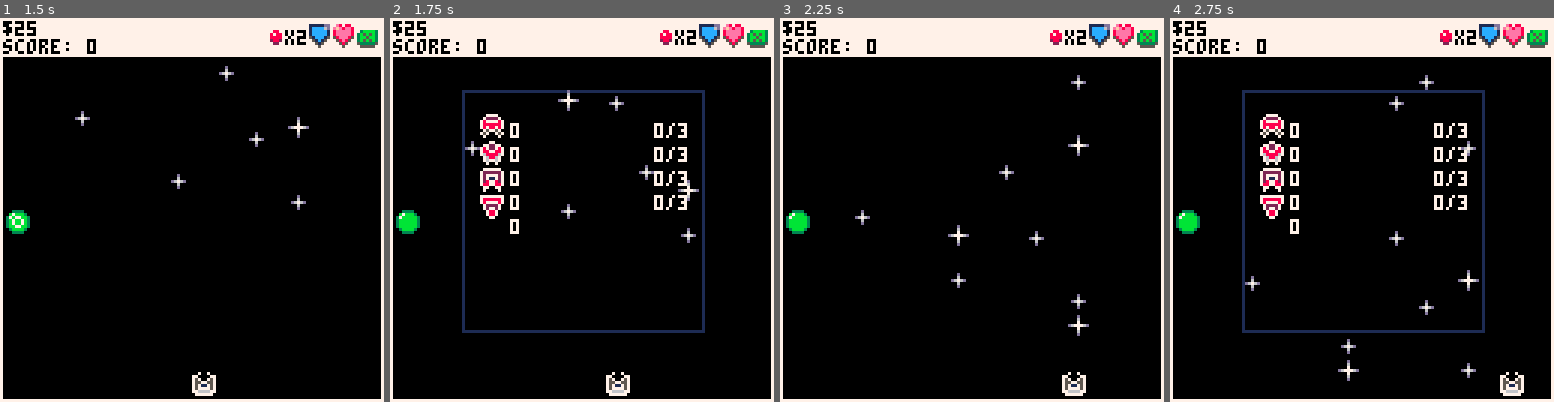
Above: before the commit, frames 1-4 (left to right).
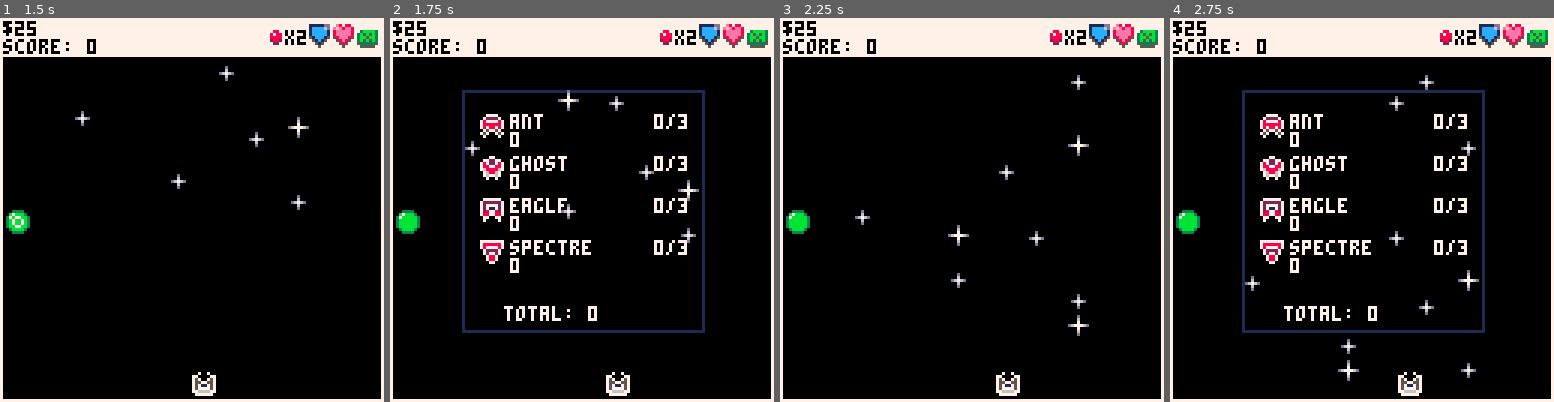
Above: after the commit, the same moments.

Repository: NinetiesPaul/Orion-s-Defender
Game: PICO-8 cartridge orionsdefender.p8
Two runs of this game, one before a commit and one after it. Both use one fixed random seed, a clock stepped at 60 frames per second and the inputs below.
Inputs:
- Up to frame 1 (1.5 s): tap X (X key) at 0.33, 1.07 s; tap O (Z key) at 0.7 s
- Up to frame 2 (1.75 s): hold Right from 1.6 s (still down); tap O (Z key) at 1.7 s
- Up to frame 3 (2.25 s): tap X (X key) at 1.85 s; release Right at 2.1 s; tap O (Z key) at 2.1 s; hold Up from 2.15 s (still down)
- Up to frame 4 (2.75 s): release Up at 2.42 s; hold Right from 2.47 s (still down); tap O (Z key) at 2.5 s

Frame 1 is identical in both runs. In frame 2, 4.1% of the frame differs, in the area x 23-78%, y 25-79%; in frame 3, 0.6%; in frame 4, 4.7%, in the area x 23-93%, y 25-99%.

Commit message:
enemy data changes; statistics info changes

Diff:
--- a/orionsdefender.p8
+++ b/orionsdefender.p8
@@ -159,12 +159,13 @@
 	enemy_list =
 	{
 		{
+			["name"] = "ant",
 			["spr_ok"] = 009,
 			["spr_damage"] = 025,
 			["b_health"] = 3,
 			["b_damage"] = 1,
 			["b_shot_speed"] = 1.5,
-			["b_speed"] =  0.5,
+			["b_speed"] =  0.75,
 			["b_cdr"] = 90,
 			["n_destroyed"] = 0,
 			["knowledge_level"] = 0,
@@ -172,11 +173,12 @@
 			["reward"] = 8
 		},
 		{
+			["name"] = "ghost",
 			["spr_ok"] = 010,
 			["spr_damage"] = 026,
 			["b_health"] = 2,
 			["b_damage"] = 2,
-			["b_shot_speed"] = 1.7,
+			["b_shot_speed"] = 1.0,
 			["b_speed"] =  1,
 			["b_cdr"] = 60,
 			["n_destroyed"] = 0,
@@ -185,12 +187,13 @@
 			["reward"] = 12
 		},
 		{
+			["name"] = "eagle",
 			["spr_ok"] = 011,
 			["spr_damage"] = 027,
 			["b_health"] = 5,
 			["b_damage"] = 1,
 			["b_shot_speed"] = 1.5,
-			["b_speed"] =  1.3,
+			["b_speed"] =  1.7,
 			["b_cdr"] = 45,
 			["n_destroyed"] = 0,
 			["knowledge_level"] = 0,
@@ -198,12 +201,13 @@
 			["reward"] = 14
 		},
 		{
+			["name"] = "spectre",
 			["spr_ok"] = 012,
 			["spr_damage"] = 028,
 			["b_health"] = 4,
 			["b_damage"] = 2,
-			["b_shot_speed"] = 1.7,
-			["b_speed"] =  1.7,
+			["b_shot_speed"] = 1.3,
+			["b_speed"] =  1.5,
 			["b_cdr"] = 30,
 			["n_destroyed"] = 0,
 			["knowledge_level"] = 0,
@@ -255,14 +259,16 @@
 			linect = 0
 			total = 0
 			for e in all(enemy_list) do
-				spr(e.spr_ok, 30, 32 + linect * 9)
-				print(e.n_destroyed, 40, 35 + linect * 8, 7)
-				print(e.knowledge_level .. "/3", 88, 35 + linect * 8, 7)
+				spr(e.spr_ok, 30, 32 + linect * 14)
+				print(e.name, 40, 32 + linect * 14, 7)
+
+				print(e.n_destroyed, 40, 38 + linect * 14, 7)
+				print(e.knowledge_level .. "/3", 88, 32 + linect * 14, 7)
+
 				total += e.n_destroyed
-
 				linect+=1
 			end
-			print(total, 40, 35 + linect * 8, 7)
+			print("total: " .. total, 38, 96, 7)
 		end
 	end
 
@@ -708,7 +714,7 @@
 function draw_ui()
 	if current_view == 2 then
 		current_weapon = (missile_mode) and "missile" or "main gun"
-		print("weapon: " .. current_weapon, 2, 2, 0)
+		print("weapon: " .. current_weapon, 1, 1, 0)
 	end
 
 	if current_view != 2 then
@@ -986,8 +992,10 @@
 end
 
 function move()
-	if (btn(1) and ship_x < 120) ship_x+=2
-	if (btn(0) and ship_x > 0) ship_x-=2
+	if show_stats == false then
+		if (btn(1) and ship_x < 120) ship_x+=2
+		if (btn(0) and ship_x > 0) ship_x-=2
+	end
 end
 
 function start()
@@ -1293,6 +1301,14 @@
 00000006222222606226660622600062266606226622606222226062266606226622600000000000000000000000000000000000000000000000000000000000
 00000006222226006222260622600062222606226622606222260062222606226062600000000000000000000000000000000000000000000000000000000000
 00000000666660000666600066000006666000660066000666600006666000660006000000000000000000000000000000000000000000000000000000000000
+00000000000000000000000000000000000000000000000000000000000000000000000000000000000000000000000000000000000000000000000000000000
+00000000000000000000000000000000000000000000000000000000000000000000000000000000000000000000000000000000000000000000000000000000
+00000000000000000000000000000000000000000000000000000000000000000000000000000000000000000000000000000000000000000000000000000000
+66600000000000000000000000000000000000000000000000000000000000000000000000000000000000000000000000000000000000000000000000000000
+60606660600066006660660060600600660000000000000000000000000000000000000000000000000000000000000000000000000000000000000000000000
+60606000600060606060606000660606000000000000000000000000000000000000000000000000000000000000000000000000000000000000000000000000
+66006600600060606660606060606606060000000000000000000000000000000000000000000000000000000000000000000000000000000000000000000000
+60606660666006606060660060600600660000000000000000000000000000000000000000000000000000000000000000000000000000000000000000000000
 
 
 
